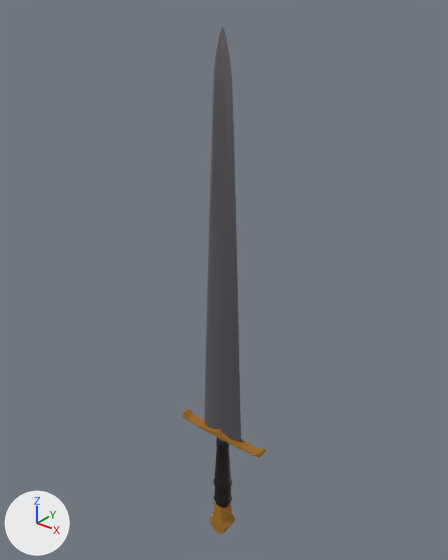
The Blender file main_balloon/Assets/sword 1.blend: old version first, new version second.
The view is the same before and after, from a 50 mm camera at (3.5, -4.3, 3.35) aimed at (-0.11, 0.21, 0.55). Lighting does not change. The marker at lower left points along +X, +Y and +Z. Objects named as collision shapes, trigger or cutter boxes, shadow casters or lower levels of detail are left out.

Before the edit, the objects in view are built like this:
```python
me_cylinder = bpy.data.meshes.new('Cylinder')
me_cylinder.from_pydata(...)  # 352 vertices, 322 faces; spans x -1.54..1.49, y -0.87..1.97, z -0.91..12.4
me_cylinder.polygons.foreach_set('use_smooth', [True] * 322)
me_cylinder.materials.append(mat_material_002)  # black #131313
me_plane_002 = bpy.data.meshes.new('Plane.002')
me_plane_002.from_pydata(...)  # 389 vertices, 306 faces; spans x -0.57..0.57, y -2.76..3.0, z -0.14..0.05
me_plane_002.polygons.foreach_set('use_smooth', [True] * 306)
# faces by material slot: [44, 262]
me_plane_002.materials.append(mat_material_001)  # grey #82818a
me_plane_002.materials.append(mat_material_003)  # orange #e9a74f
ob_cylinder = bpy.data.objects.new('Cylinder', me_cylinder)
ob_cylinder.location = (0.01, 0.0, -2.27)
ob_cylinder.scale = (0.0765, 0.0765, 0.0765)
ob_plane = bpy.data.objects.new('Plane', me_plane_002)
ob_plane.location = (0.0, 0.0, 0.0)
ob_plane.rotation_euler = (1.571, 0.0, 0.0)  # degrees (90, 0, 0)
```
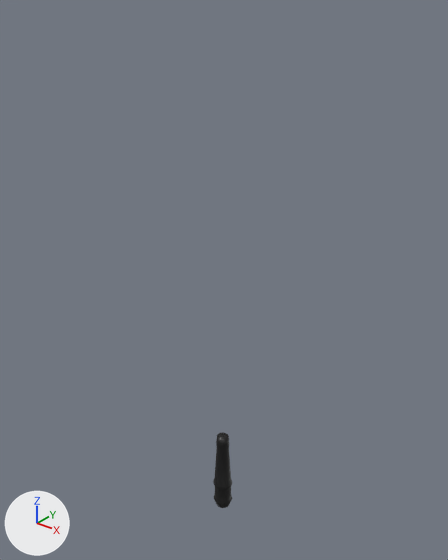
Pixel boxes [x1, y1, x2, y2] of what changed, in the pictures (448 x 560 px):
```json
{"object": "Plane", "change": "hidden", "before": [182, 26, 266, 534]}
```

Scene script edits in JSON lines:
```json
{"op": "add", "block": "ob_plane", "code": "ob_plane.hide_set(True)"}
```
